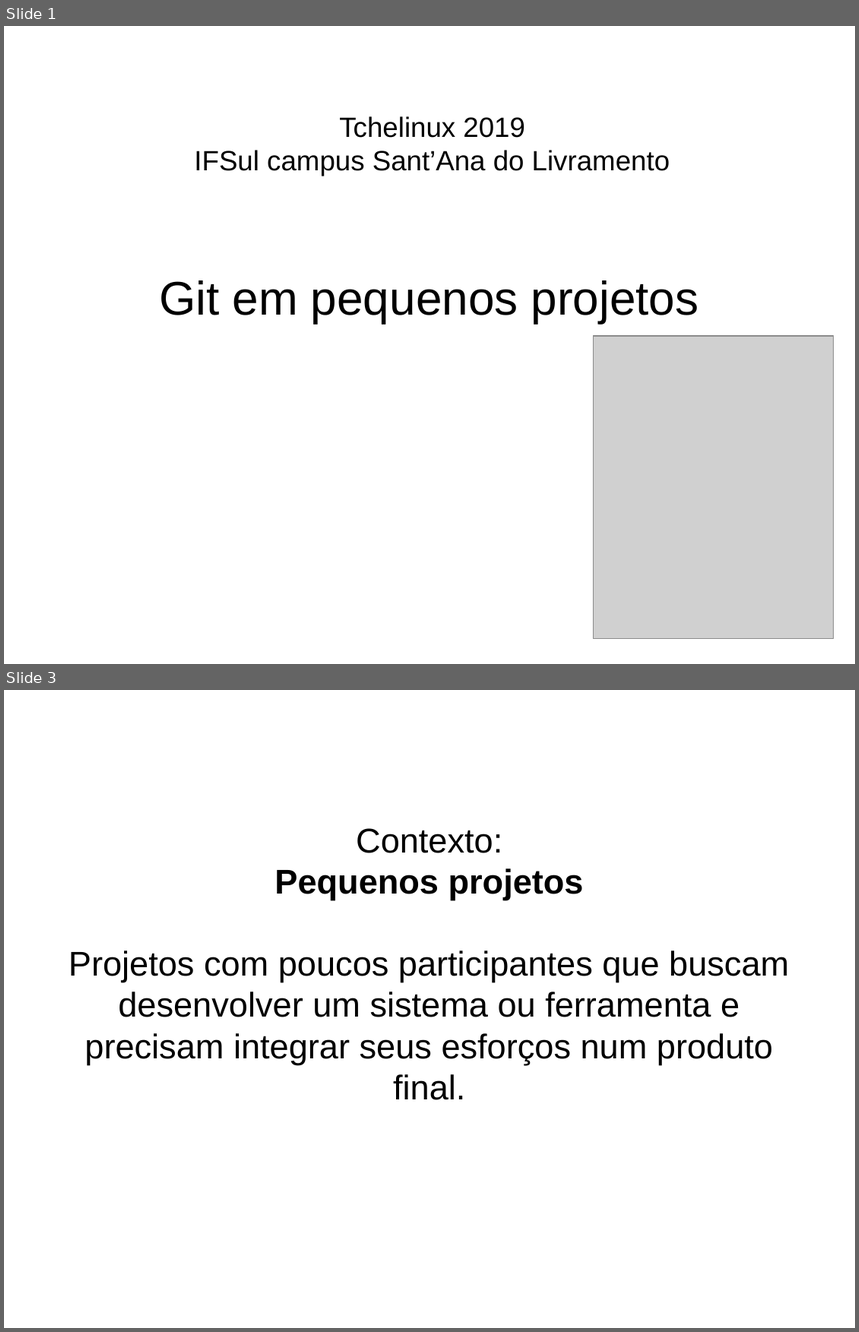
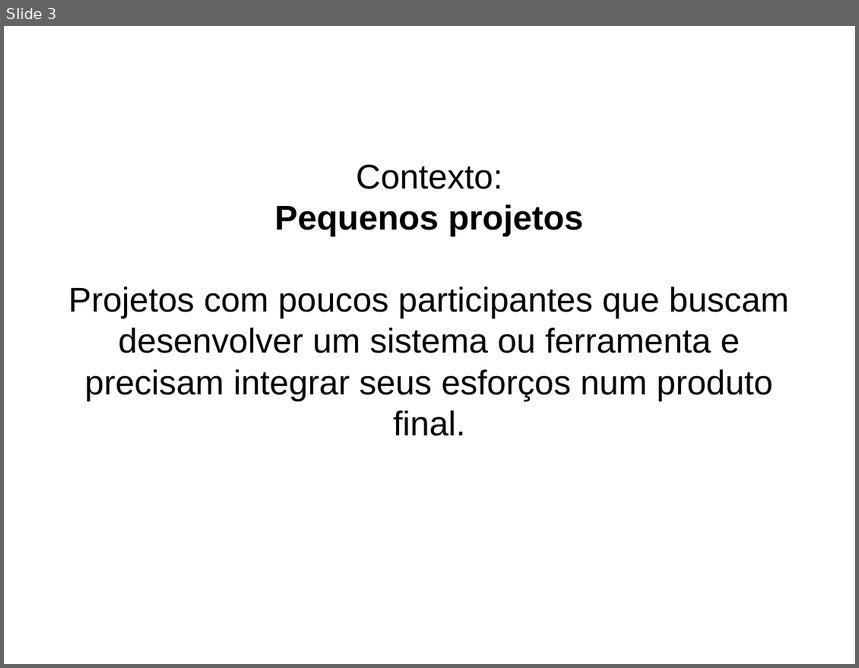
Before and after one commit to sandrocustodiobr/palestras, a slide deck: 2019-git/Git em projetos academicos set2019.odp. Shown one above the other, each under a label of ours: slides 1 and 3 before the commit, slide 3 after it; the slides between them are not shown. The pictures are 859x1332 and 859x668 pixels, drawn with LibreOffice and Linux fonts; fonts in the diff are those of the drawing; grey boxes stand for pictures. Boxes give left, top, right and bottom in pixels: in the first picture for what was removed or moved away, otherwise in the second. Text is boxed around its words. In the diff, an @@ line names an element or a change of style, - is before the commit and + after.

```diff
--- a/2019-git/Git em projetos academicos set2019.odp
+++ b/2019-git/Git em projetos academicos set2019.odp
@@ slide 1 removed at (4,26,855,664), background #FFFFFF @@
@@ title removed at (194,116,670,176) @@
-Tchelinux 2019
-IFSul campus Sant’Ana do Livramento
@@ title removed at (159,281,699,323) @@
-Git em pequenos projetos
@@ picture removed at (593,337,834,640) @@
```
Also in this commit, not shown: 1 slide changed, 1 slide added, 1 other file.
